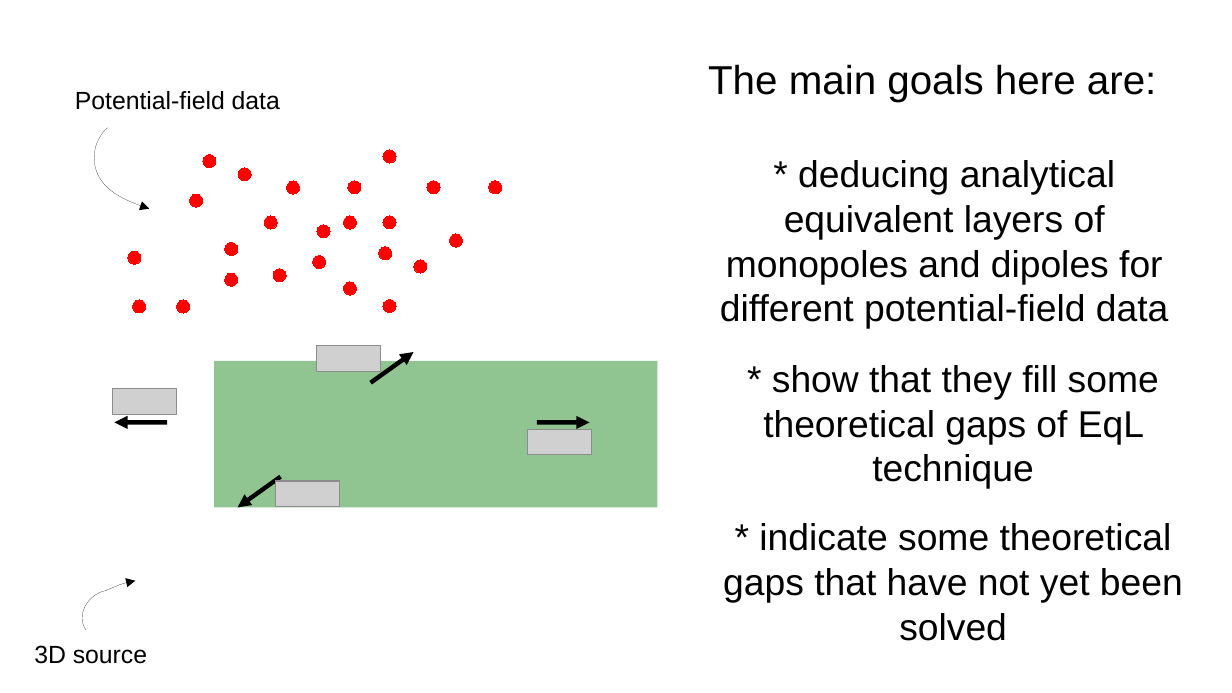
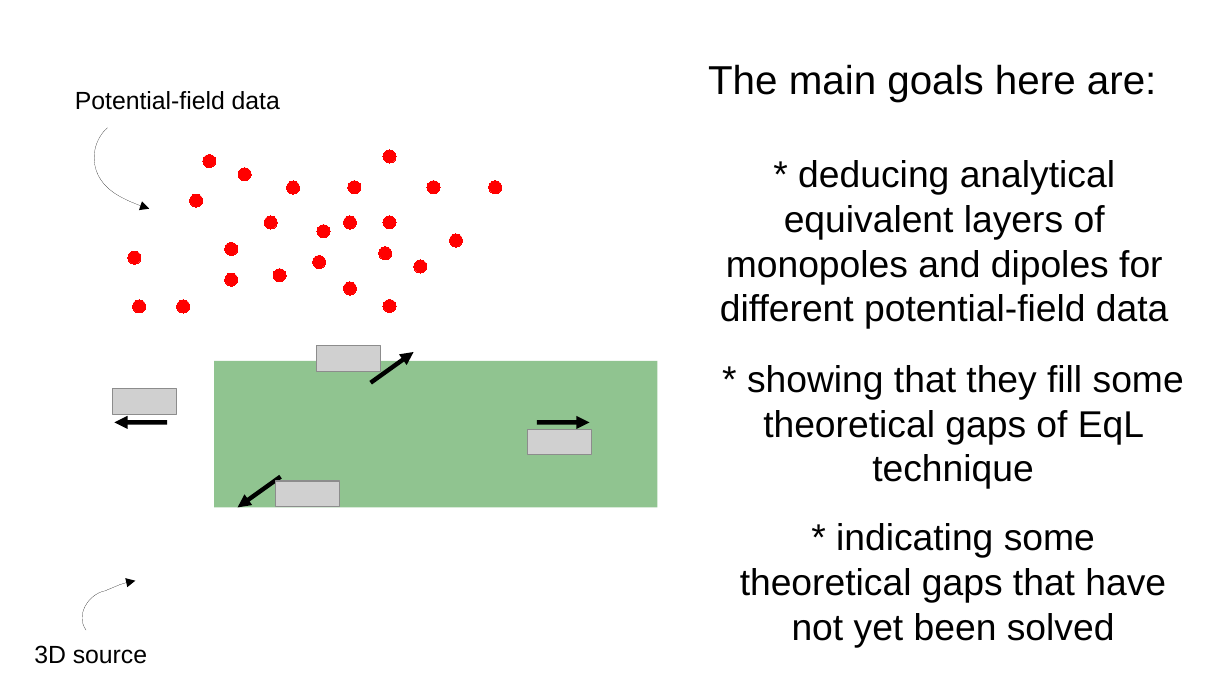
Before and after one commit to pinga-lab/EqL-overview-TU-Freiberg, a slide deck: slide 20 of TU-Freiberg-feb2022.odp. Drawn at 1232x693 pixels with LibreOffice and Linux fonts; fonts in the diff are those of the drawing; grey boxes stand for pictures. Boxes give left, top, right and bottom in pixels: in the first picture for what was removed or moved away, otherwise in the second. Text is boxed around its words. In the diff, an @@ line names an element or a change of style, - is before the commit and + after.

```diff
--- a/TU-Freiberg-feb2022.odp
+++ b/TU-Freiberg-feb2022.odp
@@ text at (x1=747, y1=365, x2=1184, y2=489): text changed @@
-* show that they fill some theoretical gaps of EqL technique
+* showing that they fill some theoretical gaps of EqL technique
@@ text at (x1=740, y1=523, x2=1166, y2=647): text changed @@
-* indicate some theoretical gaps that have not yet been solved
+* indicating some theoretical gaps that have not yet been solved
```
Also in this commit, not shown: 3 other slides changed, 3 other files.
